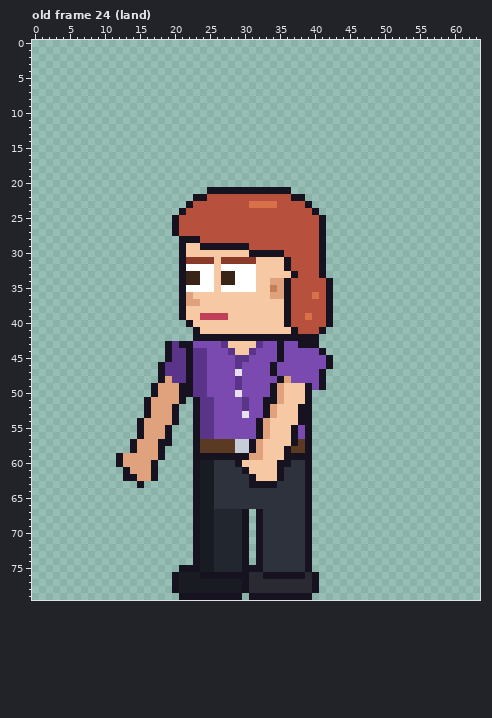
A pixel-art file gets an edit: sprites/expo/expo_dee_left_anim.aseprite. Above: the version before the commit.
64x80 pixels, 123 frames. Colours within 5 levels of each other are drawn and written as one. Shown: old frame 24 (land). The commit also changed other frames, which this record leaves out.
After the commit:
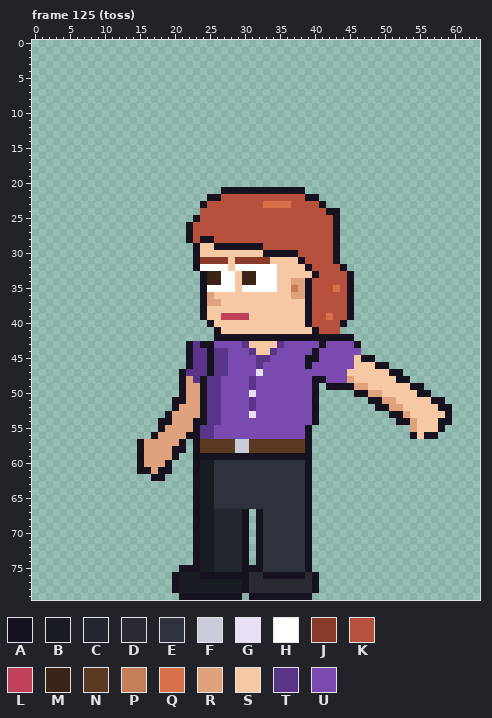
Palette (. is transparent): A #17121f  B #181b22  C #22262e  D #2a2a33  E #2e323c  F #c8ccd8  G #e8e0f4  H #ffffff  J #8a3a28  K #b8503e  L #c0405a  M #3a2418  N #5a3a22  P #c47e58  Q #d8704a  R #e0a27c  S #f6c9a4  T #5a3488  U #7a4ab0
A new or re-ordered frame is compared with the old frame closest to it.
What changed:
frames 123 -> 129
Changed rows in their new state; - is an unchanged pixel.
Frame 125 (toss) is new; against old frame 24 (land):
first column x 12:
21 -------------..----------AA---------------------
22 -----------..AA----------KKAA-------------------
23 ----------..A------KK--QQ--KKA------------------
24 ---------...----------------KKAA----------------
25 --------...A-----------------KKA----------------
26 --------..A------------------KKA----------------
27 --------..A------------------KKA----------------
28 ---------.-KAA---------------KKA----------------
29 ---------..ASS-----AA--------KKA----------------
30 ---------..A-------SS---AA---KKA----------------
31 ---------..A--J-S---JJ--SSA--KKA----------------
32 ---------..A--H-S---HHH-SSSA-KKKA---------------
33 ---------...AMMHHSMMHHH--SSSAKKKKA--------------
34 ---------...AMMHHSMMHHHSSRRA--KKKA--------------
35 ---------...A-H--S--HHHSSPRA--KQKA--------------
36 ---------...AR--------SSSRRAK-KKKA--------------
37 ---------...ARR---------SSSA--KKKA--------------
38 ---------...A-----------SSSA--KKKA--------------
39 ---------...ASS-LLL-----SSSA--QKKA--------------
40 ----------...A----------SSSA--KKA---------------
41 -----------...A----------SSSAKKK----------------
42 -----------...---------------AAAAA--------------
43 -------...-TAA-UUUT-SSST--UUUAUUUUA-------------
44 -------...---ATTUUU-SSTU----AUUUUUU-------------
45 -------...---ATT-UU-TT-U---AA-UUUUSAA-----------
46 ------....---ATT-U--T-U----A--UUUUSSSAA---------
47 ------...AT--ATT-U--G-U------UUUUSSSSSSAA-------
48 ------...AR-ATT--U-T---UU---A-UUURSSSSSSAA------
49 -----....-RRATT--U-T--UUUUUUA.AAAARRSSSSSSAA----
50 -----....-RRATT--U-G--UUUUUUA-----AARRSSSSSAA---
51 ----....A-RRA-T---UT-UUUUUUUA-------AARRSSSSSAA-
52 ----....-RRRA-T---UT-UUUUUUUA--------AARRSSSSSAA
53 ----...ARRRRA-T---UG-UUUUUUUA----------AARSSSSSA
54 ---...AARRR-A-T-----UUUUUUUUA-----------AARSSSAA
55 ---...ARRRR---------UUUUUU----------------RSSSA-
56 ---..A-RRRA---------UUUUUU----------------ASAA--
57 --.A--RRRA---------NNNNNNN----------------------
58 --.A--RRAA---------NNNNNN-----------------------
59 ...A--RRA----------AAAAA------------------------
60 ...A-RRA---------EEEEEEEE-----------------------
61 -..AARAA----------EEEEEE------------------------
62 -....-A------------EEEEE------------------------
63 ---.---------------EEEE-------------------------
